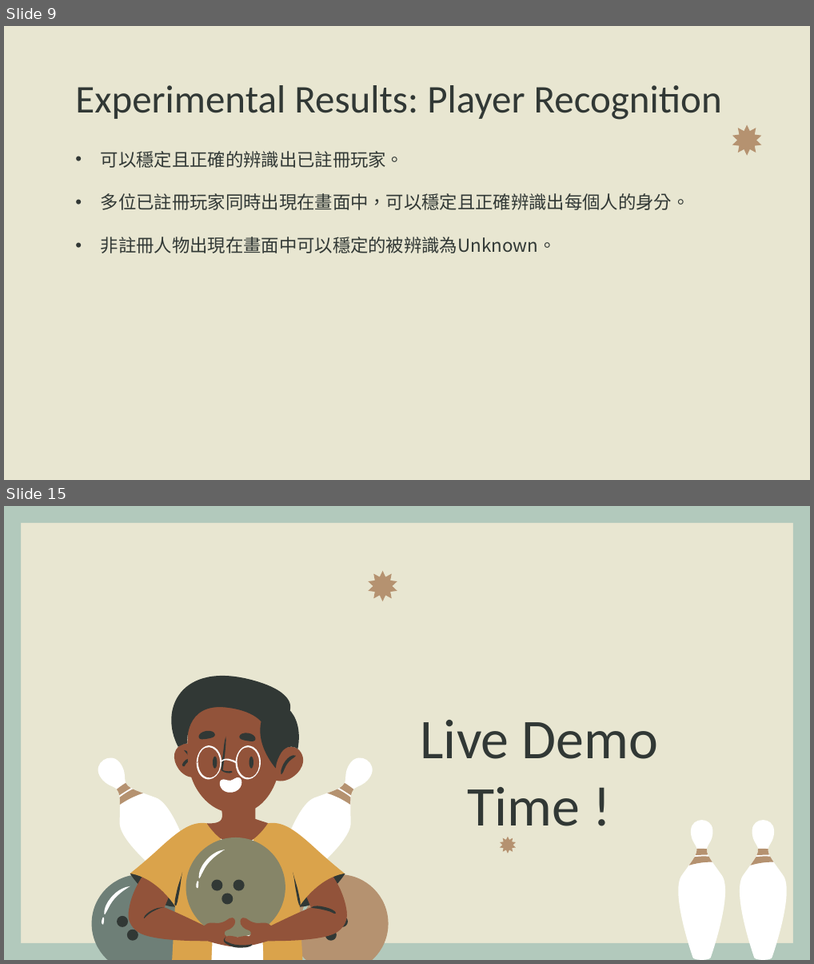
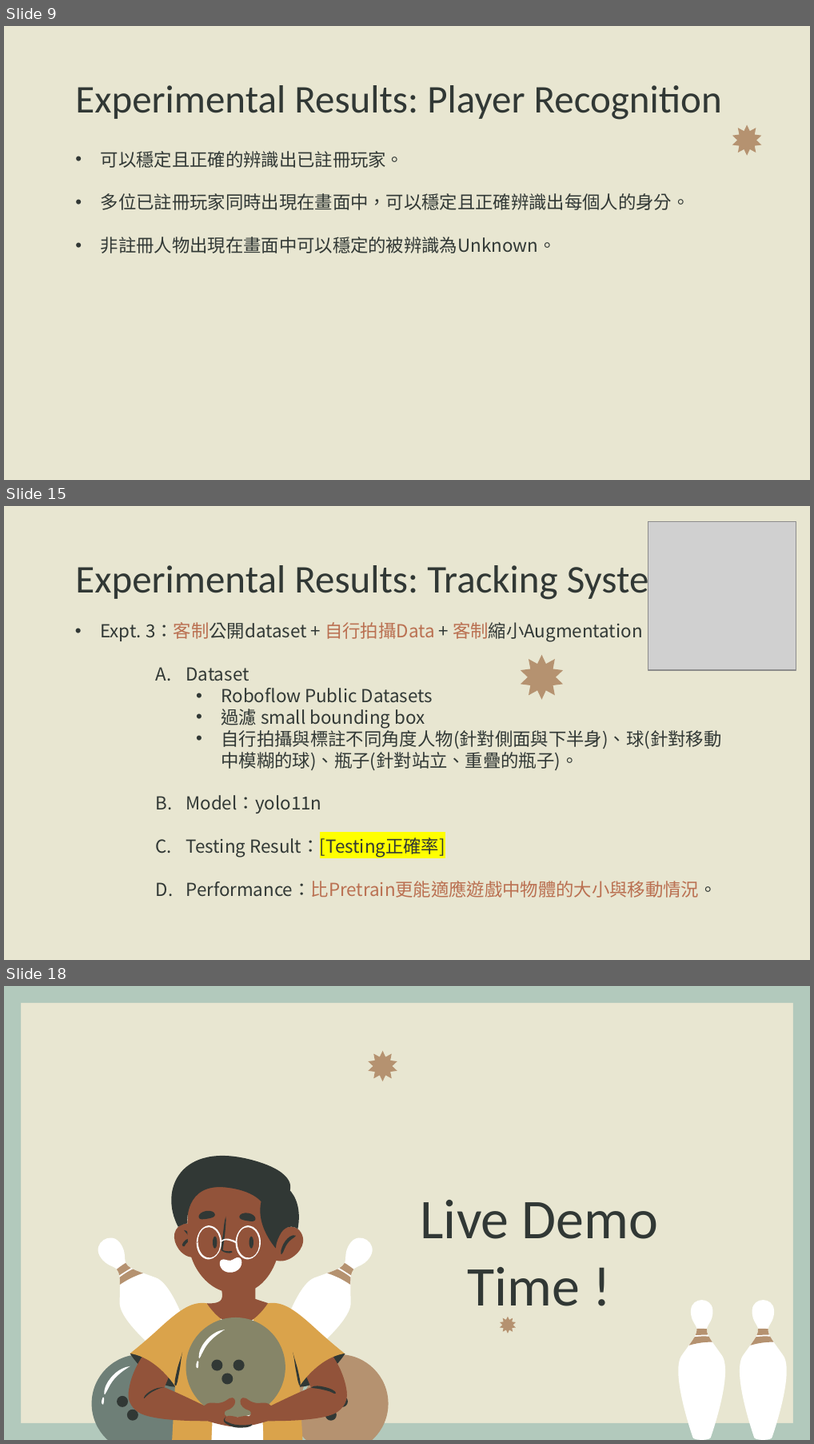
Before and after one commit to Ken0221/final_project_intro_to_ai, a slide deck: AI-final-presentation.pptx. Shown one above the other, each under a label of ours: slides 9 and 15 before the commit, slides 9, 15 and 18 after it; the slides between them are not shown. The pictures are 814x964 and 814x1444 pixels, drawn with LibreOffice and Linux fonts; fonts in the diff are those of the drawing; grey boxes stand for pictures; background and template pictures are left out. Boxes give left, top, right and bottom in pixels: in the first picture for what was removed or moved away, otherwise in the second. Text is boxed around its words. In the diff, an @@ line names an element or a change of style, - is before the commit and + after.

```diff
--- a/AI-final-presentation.pptx
+++ b/AI-final-presentation.pptx
@@ slide 15 added at (4,506,810,960), background picture (left out) @@
@@ picture added at (648,521,797,670) @@
@@ title added at (75,560,681,601), 35 pt, text #313835 @@
+Experimental Results: Tracking System
@@ picture added at (648,578,797,612) @@
@@ text added at (100,622,722,897), 16 pt, text #313835 @@
+• Expt. 3：客制公開dataset + 自行拍攝Data + 客制縮小Augmentation
+    A. Dataset
+      • Roboflow Public Datasets
+      • 過濾 small bounding box
+      • 自行拍攝與標註不同角度人物(針對側面與下半身)、球(針對移動中模糊的球)、瓶子(針對站立、重疊的瓶子)。
+    B. Model：yolo11n
+    C. Testing Result：[Testing正確率]
+    D. Performance：比Pretrain更能適應遊戲中物體的大小與移動情況。
@@ star added at (521,654,564,700), fill #B59270 @@
@@ what was slide 15 is now slide 18 @@
```
Also in this commit, not shown: 5 slides changed, 2 other slides added.
